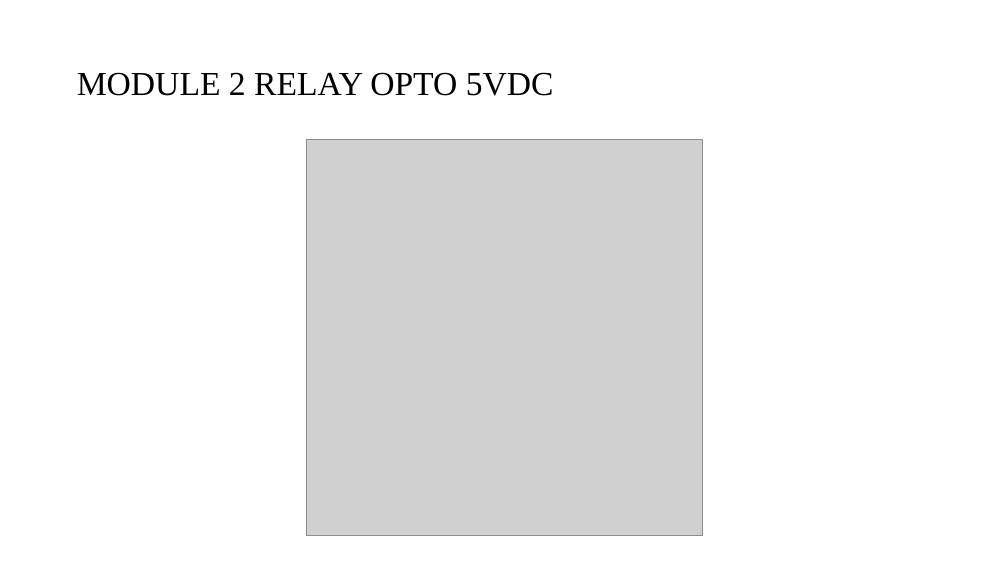
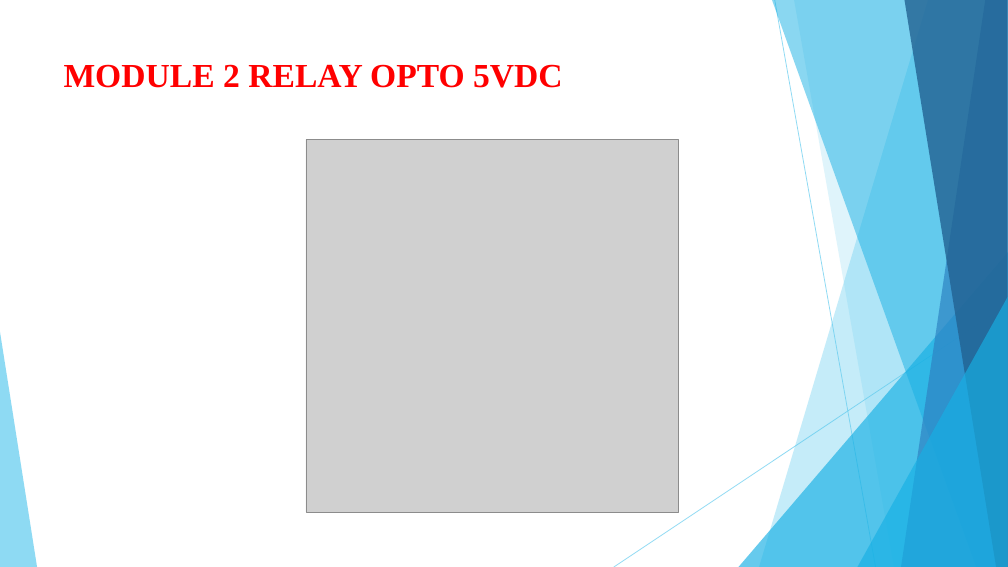
Before and after one commit to DatTwenty3/DCLV, a slide deck: slide 13 of PRESENTATION.pptx. Drawn at 1008x567 pixels with LibreOffice and Linux fonts; fonts in the diff are those of the drawing; grey boxes stand for pictures. Boxes give left, top, right and bottom in pixels: in the first picture for what was removed or moved away, otherwise in the second. Text is boxed around its words. In the diff, an @@ line names an element or a change of style, - is before the commit and + after.

```diff
--- a/PRESENTATION.pptx
+++ b/PRESENTATION.pptx
@@ title "MODULE 2 RELAY OPTO 5VDC": place and size @@
-title "MODULE 2 RELAY OPTO 5VDC" at box(77, 72, 554, 96)
+title "MODULE 2 RELAY OPTO 5VDC" at box(64, 64, 563, 88)
@@ title "MODULE 2 RELAY OPTO 5VDC" at box(64, 64, 563, 88): text colour #000000 to #FF0000, bold on; line spacing 0.9 to 1; vertical alignment middle to top @@
@@ picture: place and size @@
-picture at box(306, 140, 702, 536)
+picture at box(306, 140, 678, 512)
@@ group added at box(0, 0, 1008, 567): 5 freeform shapes, 3 triangles, 2 lines @@
```
Also in this commit, not shown: 17 other slides changed.
